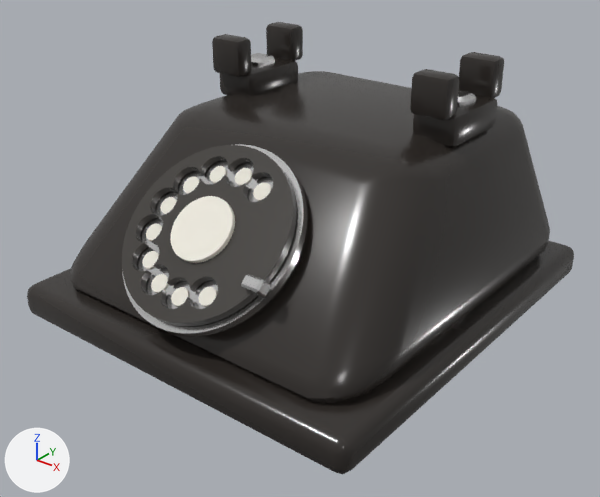
Renders of the glTF model models/living/phone_body.glb from each side of a commit.
The view is the same before and after, from a 50 mm lens placed at (0.244, -0.317, 0.221), pointed at (0.004, -0.016, 0.035). Every picture has the same lights, and +X, +Y and +Z are marked at lower left. The picture after the commit comes second. Vertices at exactly the same position are counted once.

In view in the first picture: 'PhoneBody'.
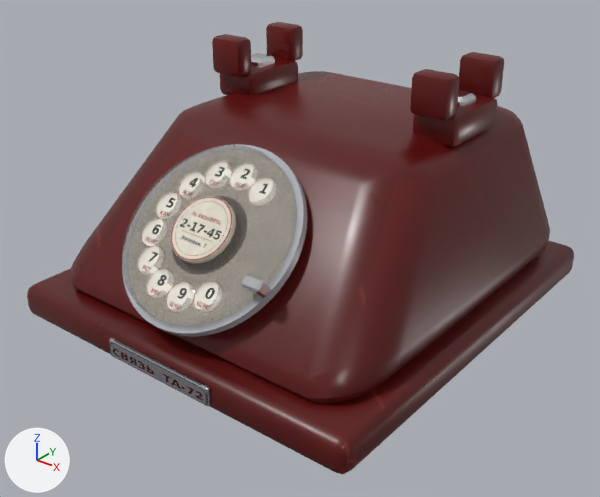
Where the change shows, as pixel boxes (x1, y1, x2, y2) in the pictures (600 x 497 px; the box of a moved part takes in the faces that stretch with it):
'PhoneBody', surface changed, recoloured, reshaped
    both: (27, 22, 574, 474)
part 1 of me_base, added
    after: (109, 338, 210, 406)
part 2 of me_base, deleted
    before: (142, 166, 271, 306)
part 3 of me_base, moved or reshaped
    both: (122, 144, 307, 337)
part 4 of me_base, surface changed
    both: (132, 156, 272, 309)
part 5 of me_base, recoloured
    before: (181, 203, 234, 262)
    after: (183, 203, 234, 262)

What changed in the scene script:
```text
Add img_dial_ring:
    img_dial_ring = load_image('dial_ring', '_unpacked/dial_ring', 1024, 1024, 'sRGB')
Add img_dial_label:
    img_dial_label = load_image('dial_label', '_unpacked/dial_label', 512, 512, 'sRGB')
Add img_plate:
    img_plate = load_image('plate', '_unpacked/plate', 512, 128, 'sRGB')
Add img_bakelite_col:
    img_bakelite_col = load_image('bakelite_col', '_unpacked/bakelite_col', 1024, 1024, 'sRGB')
Add img_bakelite_rough:
    img_bakelite_rough = load_image('bakelite_rough', '_unpacked/bakelite_rough', 1024, 1024, 'Non-Color')
Change mat_bakelite:
    remove # nodes: BsdfPrincipled, OutputMaterial
    remove # colours: dark grey #302c29
    nodes: BsdfPrincipled, Math, OutputMaterial, SeparateColor, TexImage x2
    uses the picture img_bakelite_col
    uses the picture img_bakelite_rough
Change mat_dialclear:
    mat_dialclear.base_color: (0.05, 0.045, 0.04) -> (0.2, 0.17, 0.15)  # dark grey #3f3c38 -> grey #7c736c
    mat_dialclear.alpha: 1.0 -> 0.28
Add mat_dialring:
    mat_dialring = principled_material('DialRing')
    mat_dialring.texture = img_dial_ring
    mat_dialring.roughness = 0.35
Add mat_label:
    mat_label = principled_material('Label')
    mat_label.texture = img_dial_label
    mat_label.roughness = 0.6
Add mat_badge:
    mat_badge = principled_material('Badge')
    mat_badge.texture = img_plate
    mat_badge.metallic = 0.8
    mat_badge.roughness = 0.25
Change me_base:
    used by ob_phonebody; location = (0.0, 0.0, 0.0)
    remove me_base.from_pydata(...)  # 1760 vertices, 3428 faces; spans x -0.102..0.102, y -0.112..0.112, z 0.0..0.13
    add me_base.from_pydata(...)  # 1702 vertices, 3348 faces; spans x -0.102..0.102, y -0.114..0.112, z 0.0..0.13
    me_base part 1: a new loose piece of 24 vertices spanning x -0.032..0.032, y -0.114..-0.112, z 0.004..0.014, in mat_badge (picture img_plate)
    me_base part 2: 10 loose pieces with 240 vertices, spanning x -0.035..0.021, y -0.103..-0.051, z 0.039..0.088, are deleted
    me_base part 3: 1 vertex moved within x 0.002, y -0.049, z 0.09; 163 vertices removed from x -0.047..0.047, y -0.112..-0.04, z 0.028..0.097; 321 vertices added at x -0.047..0.047, y -0.112..-0.04, z 0.028..0.097
    me_base part 4: 713 kept faces spanning x -0.038..0.046, y -0.108..-0.049, z 0.038..0.093 get new texture (UV) coordinates
    me_base part 5: 29 faces spanning x -0.016..0.016, y -0.093..-0.068, z 0.055..0.079 switch from mat_paper (white #efebdf) to mat_label (picture img_dial_label)
    add me_base.materials.append(mat_dialring)  # picture img_dial_ring
    add me_base.materials.append(mat_badge)  # picture img_plate
```
